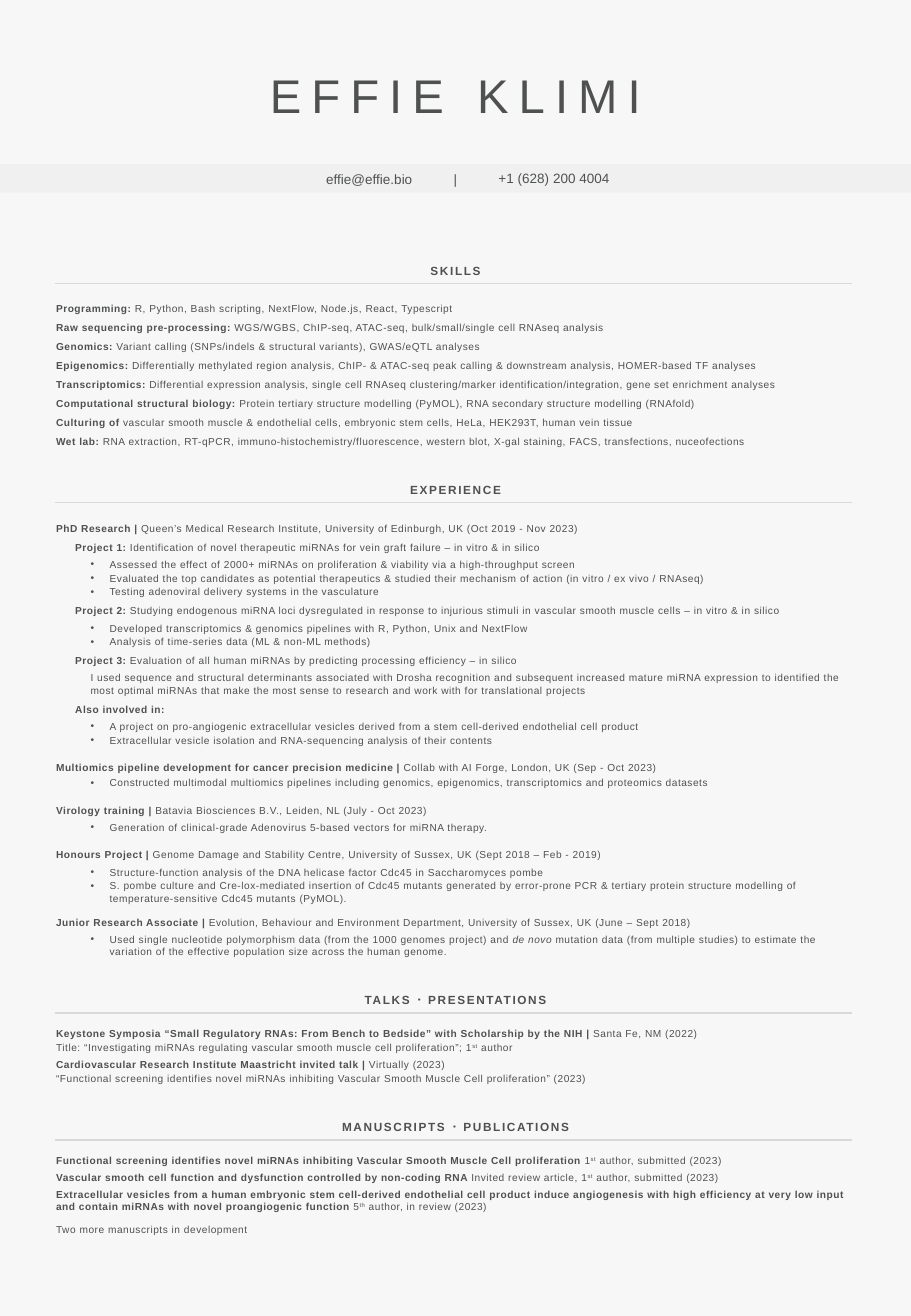
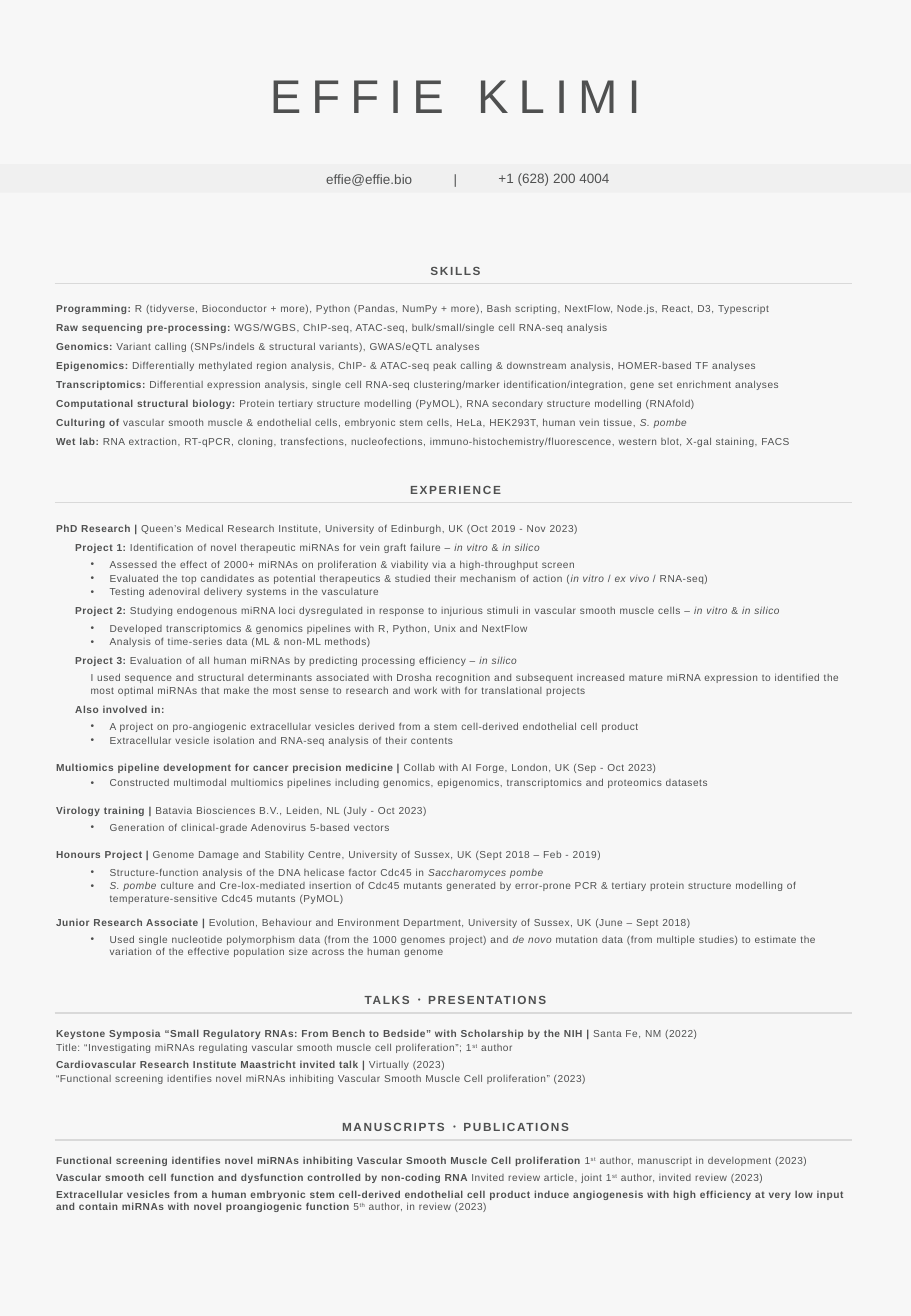
Before and after one commit to effieklimi/effie-bio, a slide deck: slide 1 of public/resume.pptx. Drawn at 911x1316 pixels with LibreOffice and Linux fonts; fonts in the diff are those of the drawing. Boxes give left, top, right and bottom in pixels: in the first picture for what was removed or moved away, otherwise in the second. Text is boxed around its words. In the diff, an @@ line names an element or a change of style, - is before the commit and + after.

```diff
--- a/public/resume.pptx
+++ b/public/resume.pptx
@@ text at <box>56,305,769,333</box>: text changed @@
-Programming: R, Python, Bash scripting, NextFlow, Node.js, React, Typescript
-Raw sequencing pre-processing: WGS/WGBS, ChIP-seq, ATAC-seq, bulk/small/single cell RNAseq analysis
+Programming: R (tidyverse, Bioconductor + more), Python (Pandas, NumPy + more), Bash scripting, NextFlow, Node.js, React, D3, Typescript
+Raw sequencing pre-processing: WGS/WGBS, ChIP-seq, ATAC-seq, bulk/small/single cell RNA-seq analysis
@@ text at <box>56,380,779,390</box>: text changed @@
-Transcriptomics: Differential expression analysis, single cell RNAseq clustering/marker identification/integration, gene set enrichment analyses
+Transcriptomics: Differential expression analysis, single cell RNA-seq clustering/marker identification/integration, gene set enrichment analyses
@@ text at <box>56,418,789,447</box>: text changed @@
-Culturing of vascular smooth muscle & endothelial cells, embryonic stem cells, HeLa, HEK293T, human vein tissue
-Wet lab: RNA extraction, RT-qPCR, immuno-histochemistry/fluorescence, western blot, X-gal staining, FACS, transfections, nuceofections
+Culturing of vascular smooth muscle & endothelial cells, embryonic stem cells, HeLa, HEK293T, human vein tissue, S. pombe
+Wet lab: RNA extraction, RT-qPCR, cloning, transfections, nucleofections, immuno-histochemistry/fluorescence, western blot, X-gal staining, FACS
@@ text at <box>75,543,779,878</box>: italic on in "in vitro in silico", "in vitro in silico", "in silico", "Saccharomyces pombe" @@
@@ text at <box>110,574,708,584</box>: text changed @@
-• Evaluated the top candidates as potential therapeutics & studied their mechanism of action (in vitro / ex vivo / RNAseq)
+• Evaluated the top candidates as potential therapeutics & studied their mechanism of action (in vitro / ex vivo / RNA-seq)
@@ text at <box>110,736,453,746</box>: text changed @@
-• Extracellular vesicle isolation and RNA-sequencing analysis of their contents
+• Extracellular vesicle isolation and RNA-seq analysis of their contents
@@ text at <box>110,823,390,833</box>: text changed @@
-  • Generation of clinical-grade Adenovirus 5-based vectors for miRNA therapy.
+  • Generation of clinical-grade Adenovirus 5-based vectors
@@ text at <box>110,882,796,904</box>: text changed @@
-  • S. pombe culture and Cre-lox-mediated insertion of Cdc45 mutants generated by error-prone PCR & tertiary protein structure modelling of temperature-sensitive Cdc45 mutants (PyMOL).
+  • S. pombe culture and Cre-lox-mediated insertion of Cdc45 mutants generated by error-prone PCR & tertiary protein structure modelling of temperature-sensitive Cdc45 mutants (PyMOL)
@@ text at <box>56,1156,807,1183</box>: text changed @@
-Functional screening identifies novel miRNAs inhibiting Vascular Smooth Muscle Cell proliferation 1st author, submitted (2023)
-Vascular smooth cell function and dysfunction controlled by non-coding RNA Invited review article, 1st author, submitted (2023)
+Functional screening identifies novel miRNAs inhibiting Vascular Smooth Muscle Cell proliferation 1st author, manuscript in development (2023)
+Vascular smooth cell function and dysfunction controlled by non-coding RNA Invited review article, joint 1st author, invited review (2023)
@@ text at <box>56,1225,247,1235</box>: paragraph removed @@
-Two more manuscripts in development
```
Also in this commit, not shown: 16 other files.
